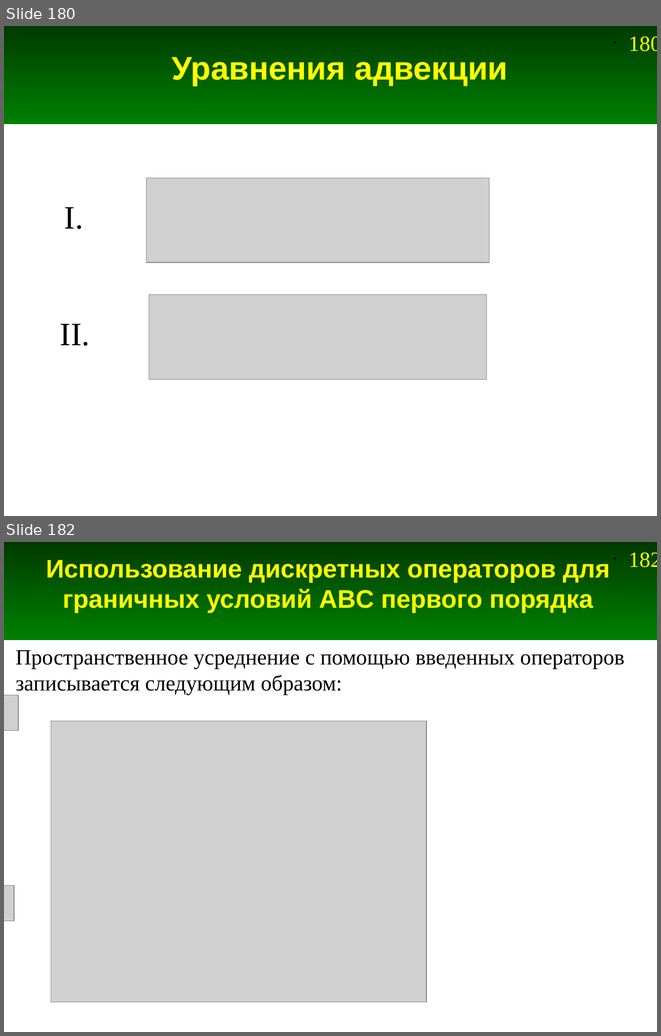
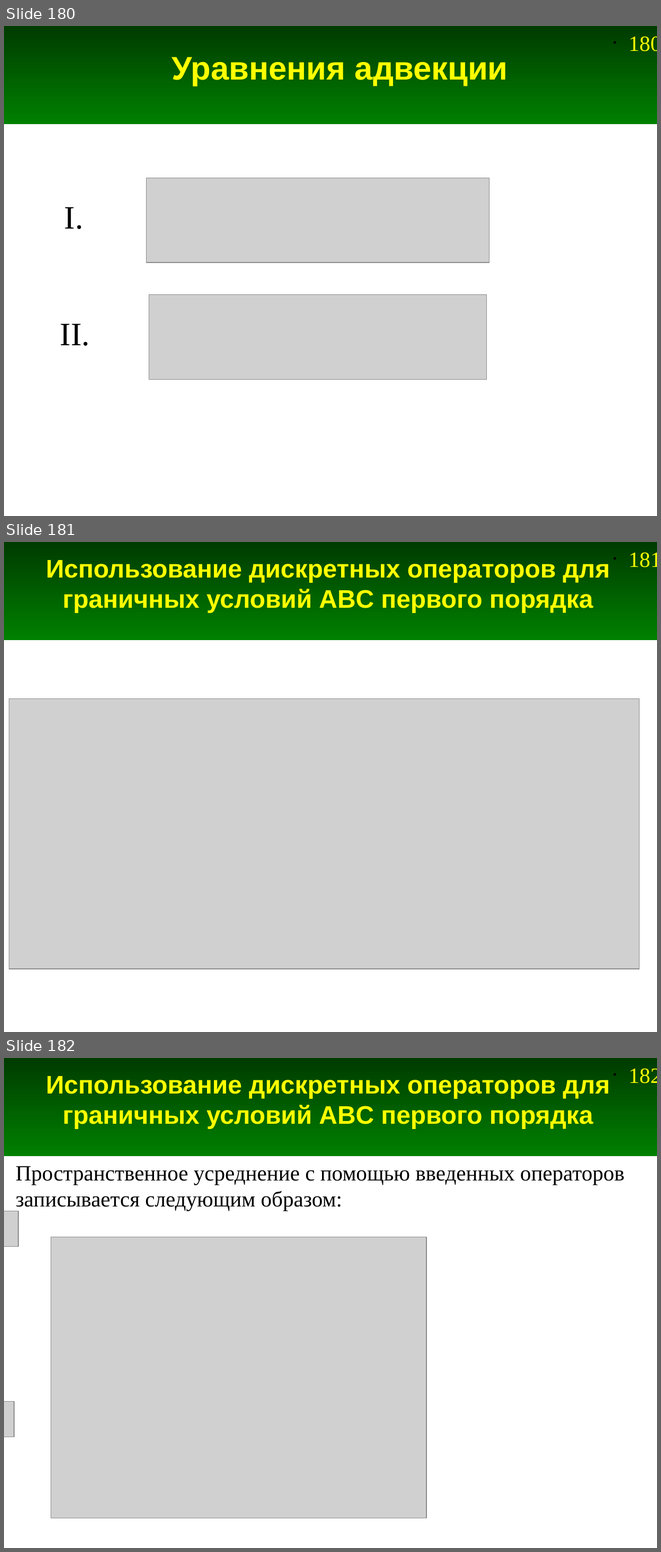
Before and after one commit to andris0147sv/modelling, a slide deck: presentations/2. FDTD.odp. Shown one above the other, each under a label of ours: slides 180 and 182 before the commit, slides 180, 181 and 182 after it; the slides between them are not shown. The pictures are 661x1036 and 661x1552 pixels, drawn with LibreOffice and Linux fonts; fonts in the diff are those of the drawing; grey boxes stand for pictures. Boxes give left, top, right and bottom in pixels: in the first picture for what was removed or moved away, otherwise in the second. Text is boxed around its words. In the diff, an @@ line names an element or a change of style, - is before the commit and + after.

```diff
--- a/presentations/2. FDTD.odp
+++ b/presentations/2. FDTD.odp
@@ slide 181 added at [4,542,657,1032], background #FFFFFF; not listed: 2 template elements that a slide beside it also shows @@
@@ title added at [46,560,610,613], 28 pt, text #FFFF00, bold @@
+Использование дискретных операторов для граничных условий ABC первого порядка
@@ picture added at [9,699,639,969] @@
```
Also in this commit, not shown: 13 slides changed, 1 slide removed, 1 other file.
